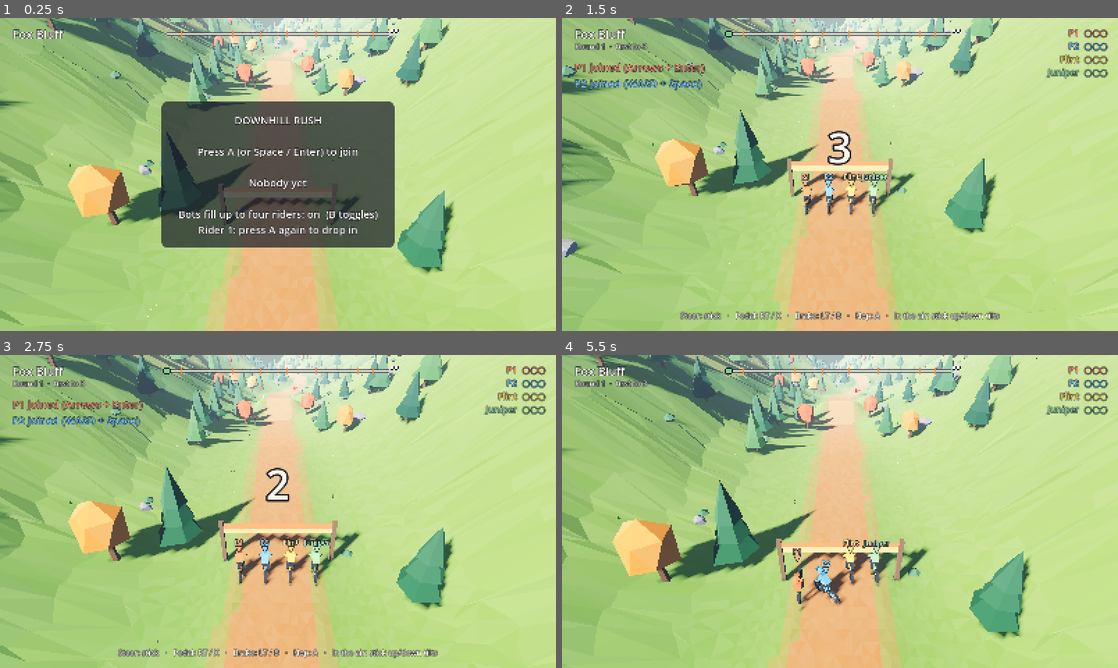
Above: before the commit, frames 1-4 (two rows, left to right).
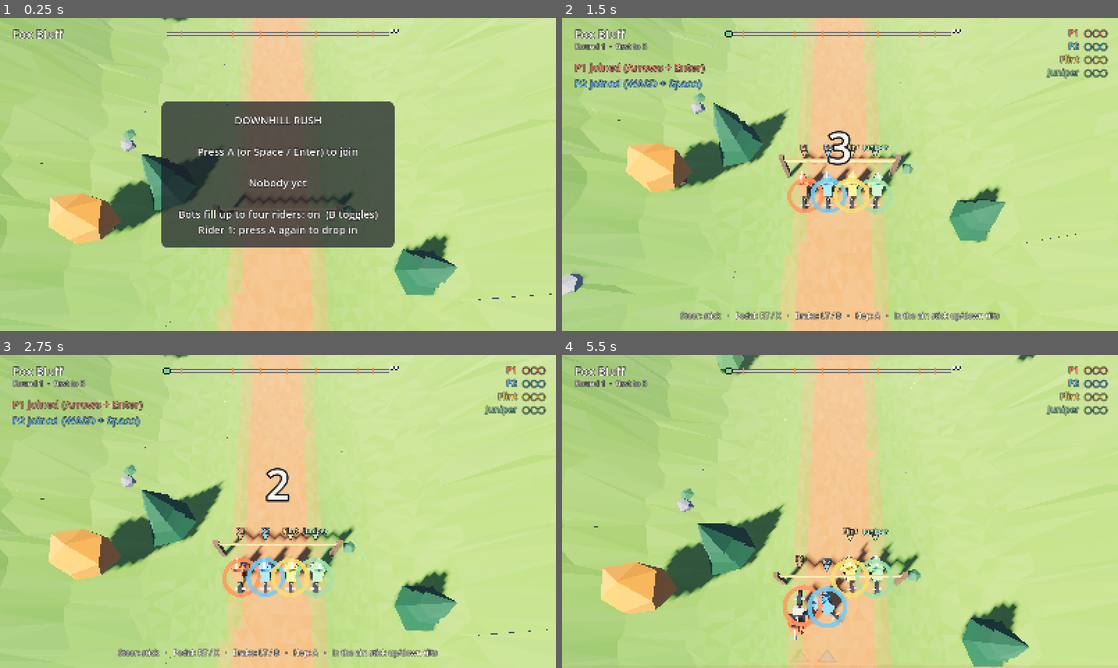
Above: after the commit, the same moments.

Repository: ontola/gamenight-games
Game: Godot game, scene res://main.tscn
Same seed, same stepped clock (60 frames per second), same inputs: the game is played once before the commit and once after it.
Inputs (mouse positions are in pixels of both pictures, inside the frame that each line leads up to):
- Up to frame 1 (0.25 s): no input
- Up to frame 2 (1.5 s): tap A at 0.5, 1.25 s; move the mouse to (962, 158) at 0.52 s; hold D 0.53-1.28 s; tap Enter at 0.6 s; click (962, 158) at 0.67 s; tap Space at 0.77, 1.07 s; move the mouse to (728, 190) at 1.27 s; hold S from 1.28 s (still down); tap Keypad Enter at 1.35 s
- Up to frame 3 (2.75 s): tap Space at 1.52, 1.82 s; move the mouse to (333, 442) at 2.02 s; release S at 2.03 s; hold D from 2.03 s (still down); hold B from 2.03 s (still down)
- Up to frame 4 (5.5 s): move the mouse to (812, 574) at 2.77 s; release D at 2.78 s; release B at 2.78 s; hold W 2.78-3.53 s; tap Enter at 2.85, 4.25, 5.1 s; click (812, 574) at 2.92 s; tap Space at 3.02, 3.32, 3.77, 4.07, 4.52, 4.82 s; move the mouse to (1006, 558) at 3.52 s; hold Keypad Enter 3.53-4.28 s; hold A 3.53-5.03 s; move the mouse to (673, 464) at 4.27 s; tap B at 4.35 s; move the mouse to (867, 511) at 5.02 s; hold S from 5.03 s (still down); click (867, 511) at 5.17 s

The runs differ from the first frame. In frame 1, 27% of the frame differs, in the area x 0-100%, y 0-100%; in frame 2, 29%; in frame 3, 32%; in frame 4, 35%, in the area x 0-89%, y 0-100%.

Commit message:
Make Downhill Rush a top-down BMX survival race
The shared camera now looks down from above and sits closer, so the
leader is central and stragglers drop off the bottom sooner. Riders are
BMX bikes with 20-inch wheels, riser bars, pegs and a standing rider,
and each rider has a ring in their colour on the ground that also
marks where they will land.

Co-Authored-By: Claude Opus 5.5 (1M context) <noreply@anthropic.com>
Claude-Session: https://claude.ai/code/session_01XKbriPGpWUjPCX5T7BApuq

Diff:
--- a/downhill-rush/gamenight.json
+++ b/downhill-rush/gamenight.json
@@ -1,7 +1,7 @@
 {
   "id": "downhill-rush",
   "title": "Downhill Rush",
-  "tagline": "Everyone rides the same mountain on one screen. Fall off the bottom of the screen and you're out.",
+  "tagline": "Top-down BMX downhill survival race on one screen. Fall off the bottom of the screen and you're out.",
   "developer": "Joep Meindertsma",
   "players": {
     "min": 1,
@@ -12,7 +12,8 @@
   "price": "free",
   "tags": [
     "racing",
-    "mountain-bike",
+    "bmx",
+    "survival",
     "party",
     "versus",
     "godot"
--- a/downhill-rush/src/main.gd
+++ b/downhill-rush/src/main.gd
@@ -133,7 +133,7 @@
 	sun.shadow_blur = 1.5
 	add_child(sun)
 	camera = Camera3D.new()
-	camera.fov = 50.0
+	camera.fov = 52.0
 	camera.near = 0.5
 	camera.far = 400.0
 	add_child(camera)
@@ -359,7 +359,7 @@
 
 # ── Camera ───────────────────────────────────────────────────────────────────
 
-## A fixed-height chase camera that follows the leader down the mountain.
+## A top-down camera that follows the leader down the mountain.
 ## It never backs up and creeps forward on its own, so stragglers drop off
 ## the bottom edge.
 func _update_camera(delta: float) -> void:
@@ -374,7 +374,7 @@
 	if phase in [Phase.COUNTDOWN, Phase.JOIN, Phase.IDLE]:
 		focus_s = lerpf(focus_s, Course.START_LINE + 2.0, 1.0 - exp(-delta * 3.0))
 	elif count > 0:
-		var target := lead + 4.0
+		var target := lead
 		var follow := lerpf(focus_s, target, 1.0 - exp(-delta * 2.5))
 		if phase == Phase.RACE:
 			var pace := minf(2.0 + race_time * 0.12, 9.5)
@@ -388,9 +388,10 @@
 	cam_yaw = lerp_angle(cam_yaw, yaw_target, 1.0 - exp(-delta * 1.8))
 	var fwd := Vector3(sin(cam_yaw), 0, cos(cam_yaw))
 	var focus := course.world(focus_s, focus_d, course.base_height(focus_s))
-	camera.position = focus - fwd * 23.0 + Vector3.UP * 21.0
-	camera.look_at(focus + fwd * 9.0 + Vector3.DOWN * 3.0, Vector3.UP)
-	sun.rotation = Vector3(deg_to_rad(-38.0), cam_yaw + deg_to_rad(140.0), 0)
+	# Top-down, tilted just enough that jumps and trees keep their shape.
+	camera.position = focus - fwd * 8.0 + Vector3.UP * 27.0
+	camera.look_at(focus + fwd * 2.0, Vector3.UP)
+	sun.rotation = Vector3(deg_to_rad(-52.0), cam_yaw + deg_to_rad(140.0), 0)
 
 
 # ── Standalone join screen ───────────────────────────────────────────────────
--- a/downhill-rush/src/rider_view.gd
+++ b/downhill-rush/src/rider_view.gd
@@ -1,8 +1,10 @@
 class_name RiderView
 extends Node3D
-## A low-poly rider on a bike, posed from a Bike state each frame.
-
-const SCALE := 1.45
+## A low-poly BMX rider, posed from a Bike state each frame.
+
+const SCALE := 2.0
+const WHEEL := 0.27
+const WHEELBASE := 0.98
 const DARK := Color(0.2, 0.21, 0.25)
 const SKIN := Color(0.93, 0.76, 0.62)
 
@@ -13,6 +15,7 @@
 var rear_wheel: Node3D
 var tag: Label3D
 var dust: CPUParticles3D
+var marker: MeshInstance3D
 var _was_crashed := false
 var _rng := RandomNumberGenerator.new()
 
@@ -25,14 +28,18 @@
 	var frame := MeshInstance3D.new()
 	frame.mesh = _frame_mesh()
 	body.add_child(frame)
-	front_wheel = _wheel(Vector3(0, 0.36, 0.56))
-	rear_wheel = _wheel(Vector3(0, 0.36, -0.56))
+	front_wheel = _wheel(Vector3(0, WHEEL, WHEELBASE * 0.5))
+	rear_wheel = _wheel(Vector3(0, WHEEL, -WHEELBASE * 0.5))
 	rider = Node3D.new()
 	body.add_child(rider)
 	var rider_mesh := MeshInstance3D.new()
 	rider_mesh.mesh = _rider_mesh()
 	rider.add_child(rider_mesh)
 	body.scale = Vector3.ONE * SCALE
+	marker = MeshInstance3D.new()
+	marker.mesh = _marker_mesh()
+	marker.top_level = true
+	add_child(marker)
 	tag = Label3D.new()
 	tag.text = p_name + "\n▼"
 	tag.billboard = BaseMaterial3D.BILLBOARD_ENABLED
@@ -44,7 +51,8 @@
 	tag.outline_modulate = Color(0.08, 0.09, 0.12, 0.9)
 	tag.no_depth_test = true
 	tag.render_priority = 10
-	tag.position = Vector3(0, 3.2, 0)
+	tag.position = Vector3(0, 1.0, 0)
+	tag.offset = Vector2(0, 120)
 	tag.line_spacing = -8
 	add_child(tag)
 	dust = CPUParticles3D.new()
@@ -86,9 +94,11 @@
 	pivot.position = at
 	body.add_child(pivot)
 	var lp := LowPoly.new()
-	lp.ring(Vector3.ZERO, 0.32, 0.055, DARK, 12)
-	lp.beam(Vector3(0, -0.3, 0), Vector3(0, 0.3, 0), 0.025, Color(0.75, 0.75, 0.78))
-	lp.beam(Vector3(0, 0, -0.3), Vector3(0, 0, 0.3), 0.025, Color(0.75, 0.75, 0.78))
+	# 20-inch BMX wheel: fat tyre, mag-style spokes in the frame colour.
+	lp.ring(Vector3.ZERO, WHEEL - 0.05, 0.06, DARK, 12)
+	for k in 3:
+		var a := TAU * k / 3.0
+		lp.beam(Vector3.ZERO, Vector3(0, cos(a), sin(a)) * (WHEEL - 0.08), 0.04, color.darkened(0.2))
 	var mi := MeshInstance3D.new()
 	mi.mesh = lp.commit()
 	pivot.add_child(mi)
@@ -97,53 +107,85 @@
 func _frame_mesh() -> ArrayMesh:
 	var lp := LowPoly.new()
 	var paint := color
-	var bb := Vector3(0, 0.38, 0.0)
-	var seat := Vector3(0, 0.88, -0.18)
-	var head := Vector3(0, 0.95, 0.42)
-	lp.beam(bb, seat, 0.07, paint)                       # seat tube
-	lp.beam(seat, head, 0.07, paint)                     # top tube
-	lp.beam(bb, head - Vector3(0, 0.12, 0), 0.08, paint) # down tube
-	lp.beam(bb, Vector3(0, 0.36, -0.56), 0.05, paint)    # chain stay
-	lp.beam(seat, Vector3(0, 0.36, -0.56), 0.05, paint)  # seat stay
-	lp.beam(head, Vector3(0, 0.36, 0.56), 0.06, DARK)    # fork
-	lp.beam(head, head + Vector3(0, 0.18, -0.04), 0.05, DARK)
-	lp.beam(head + Vector3(-0.38, 0.18, -0.04), head + Vector3(0.38, 0.18, -0.04), 0.04, DARK)
-	lp.box(seat + Vector3(0, 0.05, -0.02), Vector3(0.12, 0.05, 0.28), DARK)
+	var rear := Vector3(0, WHEEL, -WHEELBASE * 0.5)
+	var front := Vector3(0, WHEEL, WHEELBASE * 0.5)
+	var bb := Vector3(0, WHEEL + 0.03, -0.05)
+	var seat := Vector3(0, 0.62, -0.18)
+	var head := Vector3(0, 0.66, 0.36)
+	lp.beam(bb, seat, 0.07, paint)                       # short seat tube
+	lp.beam(seat, head, 0.075, paint)                    # top tube
+	lp.beam(bb, head - Vector3(0, 0.08, 0), 0.085, paint) # down tube
+	lp.beam(bb, rear, 0.055, paint)                      # chain stay
+	lp.beam(seat, rear, 0.05, paint)                     # seat stay
+	lp.beam(head, front, 0.06, DARK)                     # fork
+	lp.beam(head, head + Vector3(0, 0.3, -0.06), 0.05, DARK) # tall BMX stem and riser bars
+	lp.beam(head + Vector3(-0.34, 0.3, -0.06), head + Vector3(0.34, 0.3, -0.06), 0.045, DARK)
+	lp.beam(head + Vector3(0, 0.12, -0.03), head + Vector3(0, 0.3, -0.06), 0.03, DARK)
+	lp.box(seat + Vector3(0, 0.03, -0.02), Vector3(0.12, 0.05, 0.24), DARK)
+	# Pegs on both axles and a number plate on the bars, readable from above.
+	for axle in [rear, front]:
+		lp.beam(axle + Vector3(-0.2, 0, 0), axle + Vector3(0.2, 0, 0), 0.06, Color(0.75, 0.75, 0.78))
+	lp.box(head + Vector3(0, 0.22, 0.02), Vector3(0.36, 0.26, 0.03), Color(0.98, 0.97, 0.92), Basis(Vector3.RIGHT, -0.25))
 	return lp.commit()
 
+## A BMX rider stands on the pedals: knees bent, weight forward, elbows out.
 func _rider_mesh() -> ArrayMesh:
 	var lp := LowPoly.new()
 	var jersey := color
-	var hip := Vector3(0, 1.02, -0.12)
-	var shoulder := Vector3(0, 1.42, 0.2)
-	var hands := Vector3(0, 1.13, 0.38)
+	var hip := Vector3(0, 1.0, -0.2)
+	var shoulder := Vector3(0, 1.42, 0.12)
+	var hands := Vector3(0, 0.96, 0.3)
 	for side in [-1.0, 1.0]:
-		var x: float = side * 0.13
-		var knee := Vector3(x * 1.3, 0.78, 0.18)
-		var foot := Vector3(x, 0.4, 0.02 + side * 0.08)
+		var x: float = side * 0.14
+		var knee := Vector3(x * 1.4, 0.72, 0.08)
+		var foot := Vector3(x * 1.2, WHEEL + 0.05, -0.05 + side * 0.06)
 		lp.beam(hip + Vector3(x, 0, 0), knee, 0.13, DARK)
 		lp.beam(knee, foot, 0.11, DARK)
-		lp.box(foot + Vector3(0, -0.02, 0.04), Vector3(0.1, 0.07, 0.2), Color(0.15, 0.15, 0.17))
-		var elbow := Vector3(side * 0.24, 1.22, 0.24)
-		lp.beam(shoulder + Vector3(side * 0.18, 0, 0), elbow, 0.1, jersey)
+		lp.box(foot + Vector3(0, -0.02, 0.04), Vector3(0.11, 0.08, 0.22), Color(0.95, 0.95, 0.92))
+		var elbow := Vector3(side * 0.34, 1.16, 0.12)
+		lp.beam(shoulder + Vector3(side * 0.19, 0, 0), elbow, 0.1, jersey)
 		lp.beam(elbow, hands + Vector3(side * 0.3, 0, 0), 0.09, jersey.darkened(0.05))
 	lp.beam(hip, shoulder, 0.36, jersey)
-	lp.box(shoulder + Vector3(0, -0.05, -0.02), Vector3(0.44, 0.16, 0.22), jersey)
-	# Number plate: a white board on the bars, readable from above.
-	var head := shoulder + Vector3(0, 0.25, 0.12)
-	lp.blob(head, Vector3(0.13, 0.15, 0.14), SKIN, _rng, 3, 6, 0.03)
-	lp.blob(head + Vector3(0, 0.05, -0.02), Vector3(0.17, 0.14, 0.2), color.darkened(0.05), _rng, 3, 7, 0.03)
-	lp.box(head + Vector3(0, 0.12, 0.18), Vector3(0.26, 0.03, 0.1), color.darkened(0.25))
-	lp.box(head + Vector3(0, -0.02, 0.14), Vector3(0.2, 0.06, 0.04), Color(0.2, 0.22, 0.28))
+	lp.box(shoulder + Vector3(0, -0.04, -0.02), Vector3(0.46, 0.16, 0.22), jersey)
+	# Full-face helmet in the player colour with a stripe: the part you see most from above.
+	var head := shoulder + Vector3(0, 0.24, 0.1)
+	lp.blob(head, Vector3(0.19, 0.18, 0.21), color.darkened(0.05), _rng, 3, 7, 0.03)
+	lp.box(head + Vector3(0, 0.15, 0.0), Vector3(0.07, 0.06, 0.4), Color(0.98, 0.97, 0.92))
+	lp.box(head + Vector3(0, -0.02, 0.17), Vector3(0.24, 0.08, 0.06), Color(0.2, 0.22, 0.28))
+	lp.box(head + Vector3(0, -0.12, 0.17), Vector3(0.18, 0.08, 0.08), color.darkened(0.3))
 	return lp.commit()
+
+## A disc of the player's colour on the ground under the rider. From straight
+## above it says who is who, and in the air it shows where you will land.
+func _marker_mesh() -> ArrayMesh:
+	var lp := LowPoly.new()
+	var n := 20
+	for i in n:
+		var a0 := TAU * i / n
+		var a1 := TAU * (i + 1) / n
+		var o0 := Vector3(cos(a0), 0, sin(a0))
+		var o1 := Vector3(cos(a1), 0, sin(a1))
+		lp.quad(o0 * 1.25, o1 * 1.25, o1 * 1.6, o0 * 1.6, Color.WHITE)
+	var mesh := lp.commit()
+	var mat := StandardMaterial3D.new()
+	mat.shading_mode = BaseMaterial3D.SHADING_MODE_UNSHADED
+	mat.albedo_color = Color(color.r, color.g, color.b, 0.85)
+	mat.transparency = BaseMaterial3D.TRANSPARENCY_ALPHA
+	mat.no_depth_test = true
+	mat.render_priority = 5
+	mat.cull_mode = BaseMaterial3D.CULL_DISABLED
+	mesh.surface_set_material(0, mat)
+	return mesh
 
 func pose(b: Bike, c: Course, delta: float) -> void:
 	position = c.world(b.s, b.d, b.y)
+	marker.global_position = c.world(b.s, b.d) + Vector3(0, 0.12, 0)
+	marker.visible = not b.crashed
 	# Our track frame has +d on the right, so heading turns the other way.
 	var yaw_world := c.heading(b.s) - b.psi
 	rotation = Vector3(0, yaw_world, 0)
 	body.rotation = Vector3(-b.pitch, 0, b.lean)
-	var spin := b.v / (0.36 * SCALE) * delta
+	var spin := b.v / (WHEEL * SCALE) * delta
 	front_wheel.rotate_x(spin)
 	rear_wheel.rotate_x(spin)
 	if b.crashed:
Binary file changed: downhill-rush/docs/screenshots/join.jpg
Binary file changed: downhill-rush/docs/screenshots/jump.jpg
Binary file changed: downhill-rush/docs/screenshots/race.jpg
Binary file changed: downhill-rush/docs/screenshots/round-over.jpg
Not shown, changed: downhill-rush/README.md
